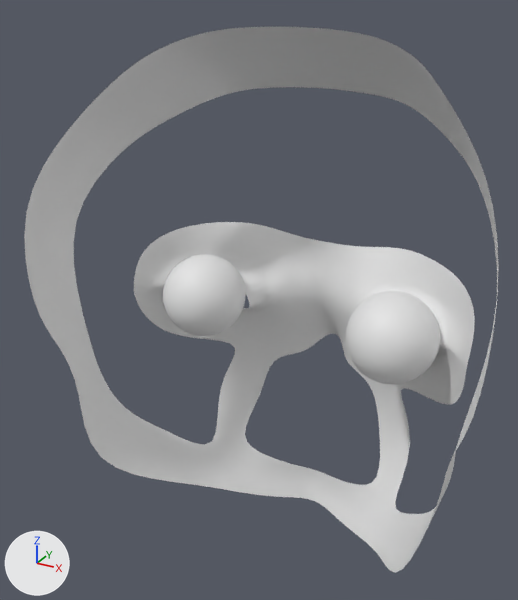
One commit to the Blender file character.blend: the scene before it, then after it.
Both versions are drawn from a 50 mm lens placed at (0.28, -0.332, 4.845), pointed at (-0.033, 0.237, 4.56). Every picture has the same lights, and +X, +Y and +Z are marked at lower left.

Names of what the first picture shows: 'eye ball', 'face'.
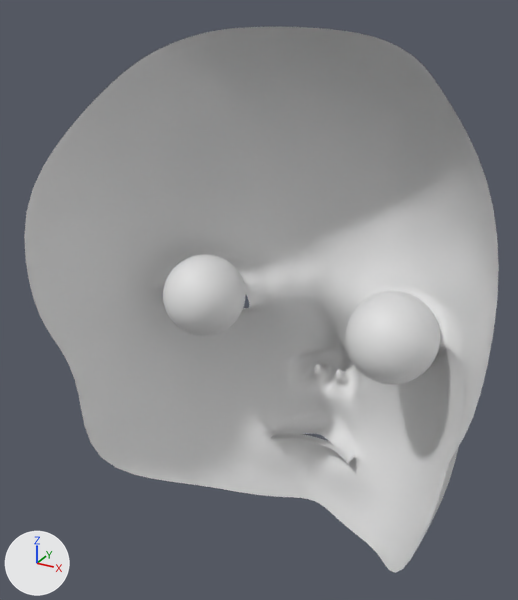
What differs and where, as boxes (x1, y1, x2, y2) in the pictures (518 x 600 px):
part 1 of me_plane, built on: (71, 84, 499, 538) in both

The change, as a list of edits to the scene's bpy script:
```text
Change me_plane:
    used by ob_face; location = (0.0, 0.0, 4.44); rotation_euler = (1.571, 0.0, 0.0), in degrees (90, 0, 0)
    remove me_plane.from_pydata(...)  # 120 vertices, 85 faces; spans x 0.0..0.215, y -0.167..0.373, z -0.362..-0.108
    add me_plane.from_pydata(...)  # 200 vertices, 169 faces; spans x 0.0..0.215, y -0.167..0.373, z -0.387..-0.108
    me_plane part 1
    34 vertices move from x 0.0..0.208, y -0.127..0.317, z -0.362..-0.158 to x 0.0..0.208, y -0.128..0.321, z -0.362..-0.161
    73 vertices are added at x 0.0..0.199, y -0.115..0.238, z -0.387..-0.198
    7 new vertices lie (0.0, 0.0, 0.016) away from vertices in x 0.0..0.05, y -0.089..-0.078, z -0.337..-0.308
    84 new faces join them
```
